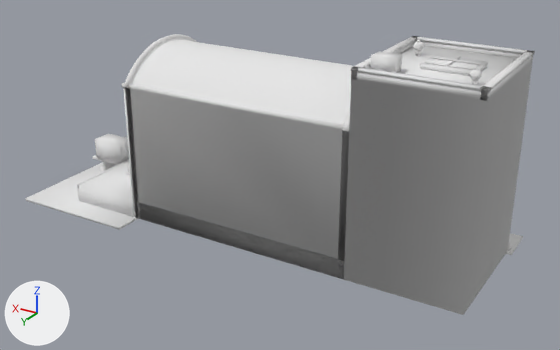
One commit to the glTF model price-of-everything-0.1/assets/supply_chain_3d/assembly_plant_lvl2_contour.glb: the scene before it, then after it.
Rendered twice from a 50 mm camera at (-0.796, 1.252, 0.737) aimed at (-0.053, 0.013, 0.118). Every picture has the same lights, and +X, +Y and +Z are marked at lower left. The first picture is the older version. Vertices at exactly the same position are counted once.

The first picture shows 'assembly_plant_contour'.
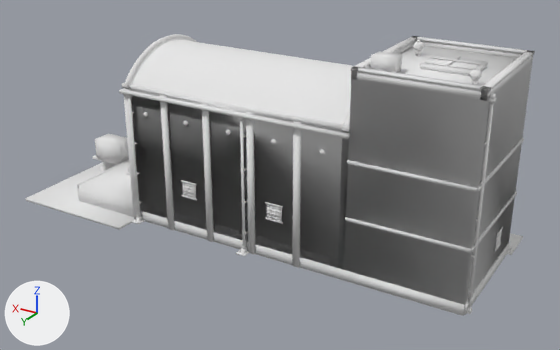
Edits to the scene script, one JSON object a line:
```json
{"block": "me_assembly_plant_contour", "where": "# used by ob_assembly_plant_contour; location = (0.0, 0.0, 0.0)"}
{"op": "remove", "block": "me_assembly_plant_contour", "code": "me_assembly_plant_contour.from_pydata(...)  # 5624 vertices, 9980 faces; spans x -0.5..0.5, y -0.194..0.194, z 0.0..0.415"}
{"op": "add", "block": "me_assembly_plant_contour", "code": "me_assembly_plant_contour.from_pydata(...)  # 6302 vertices, 11074 faces; spans x -0.5..0.5, y -0.194..0.194, z 0.0..0.415"}
{"block": "me_assembly_plant_contour", "change": "me_assembly_plant_contour part 1: a new loose piece, a box spanning x -0.2689..0.2278, y 0.1464..0.1567, z 0.283..0.2895, in mat_paint (white #e7e7e7)"}
{"block": "me_assembly_plant_contour", "change": "me_assembly_plant_contour part 2: a new loose piece, a box spanning x -0.1745..-0.1614, y 0.1427..0.1483, z 0.0056..0.2909, in mat_paint (white #e7e7e7)"}
{"block": "me_assembly_plant_contour", "change": "me_assembly_plant_contour part 3: a new loose piece, a box spanning x -0.0762..-0.0631, y 0.1427..0.1483, z 0.0056..0.2909, in mat_paint (white #e7e7e7)"}
{"block": "me_assembly_plant_contour", "change": "me_assembly_plant_contour part 4: a new loose piece, a box spanning x 0.022..0.0351, y 0.1427..0.1483, z 0.0056..0.2909, in mat_paint (white #e7e7e7)"}
{"block": "me_assembly_plant_contour", "change": "me_assembly_plant_contour part 5: a new loose piece, a box spanning x 0.1202..0.1333, y 0.1427..0.1483, z 0.0056..0.2909, in mat_paint (white #e7e7e7)"}
{"block": "me_assembly_plant_contour", "change": "me_assembly_plant_contour part 6: a new loose piece, a box spanning x -0.1347..-0.1029, y 0.1428..0.144, z 0.0898..0.1179, in mat_paint (white #e7e7e7)"}
{"block": "me_assembly_plant_contour", "change": "me_assembly_plant_contour part 7: a new loose piece, a box spanning x -0.1375..-0.1001, y 0.143..0.1449, z 0.1179..0.1216, in mat_paint (white #e7e7e7)"}
{"block": "me_assembly_plant_contour", "change": "me_assembly_plant_contour part 8: a new loose piece, a box spanning x 0.0617..0.0935, y 0.1428..0.144, z 0.0898..0.1179, in mat_paint (white #e7e7e7)"}
{"block": "me_assembly_plant_contour", "change": "me_assembly_plant_contour part 9: a new loose piece, an 8-sided cylinder along z spanning x -0.0575..-0.0519, y 0.1473..0.1529, z 0.0056..0.2844, in mat_paint (white #e7e7e7)"}
{"block": "me_assembly_plant_contour", "change": "me_assembly_plant_contour part 10: 302 vertices added at x -0.5..0.225, y -0.119..0.164, z 0.006..0.389"}
{"block": "me_assembly_plant_contour", "change": "me_assembly_plant_contour part 11: 48 vertices added at x -0.065..-0.044, y 0.143..0.164, z 0.006..0.014"}
{"block": "me_assembly_plant_contour", "change": "other edits to the shape of me_assembly_plant_contour do not show in these pictures"}
```

Where the change shows, as pixel boxes [x1, y1, x2, y2] in the pictures (560 x 350 px):
```json
{"object": "assembly_plant_contour", "change": "reshaped", "before": [26, 34, 535, 315], "after": [26, 34, 535, 316]}
{"part": 1, "of": "me_assembly_plant_contour", "change": "added", "after": [119, 89, 350, 139]}
{"part": 2, "of": "me_assembly_plant_contour", "change": "added", "after": [292, 121, 302, 268]}
{"part": 3, "of": "me_assembly_plant_contour", "change": "added", "after": [246, 112, 256, 254]}
{"part": 4, "of": "me_assembly_plant_contour", "change": "added", "after": [201, 103, 214, 242]}
{"part": 5, "of": "me_assembly_plant_contour", "change": "added", "after": [160, 95, 174, 230]}
{"part": 6, "of": "me_assembly_plant_contour", "change": "added", "after": [267, 205, 282, 221]}
{"part": 7, "of": "me_assembly_plant_contour", "change": "added", "after": [265, 202, 283, 208]}
{"part": 8, "of": "me_assembly_plant_contour", "change": "added", "after": [182, 183, 196, 198]}
{"part": 9, "of": "me_assembly_plant_contour", "change": "added", "after": [240, 120, 246, 249]}
{"part": 10, "of": "me_assembly_plant_contour", "change": "added", "after": [123, 88, 524, 316]}
{"part": 11, "of": "me_assembly_plant_contour", "change": "added", "after": [236, 248, 249, 256]}
```
